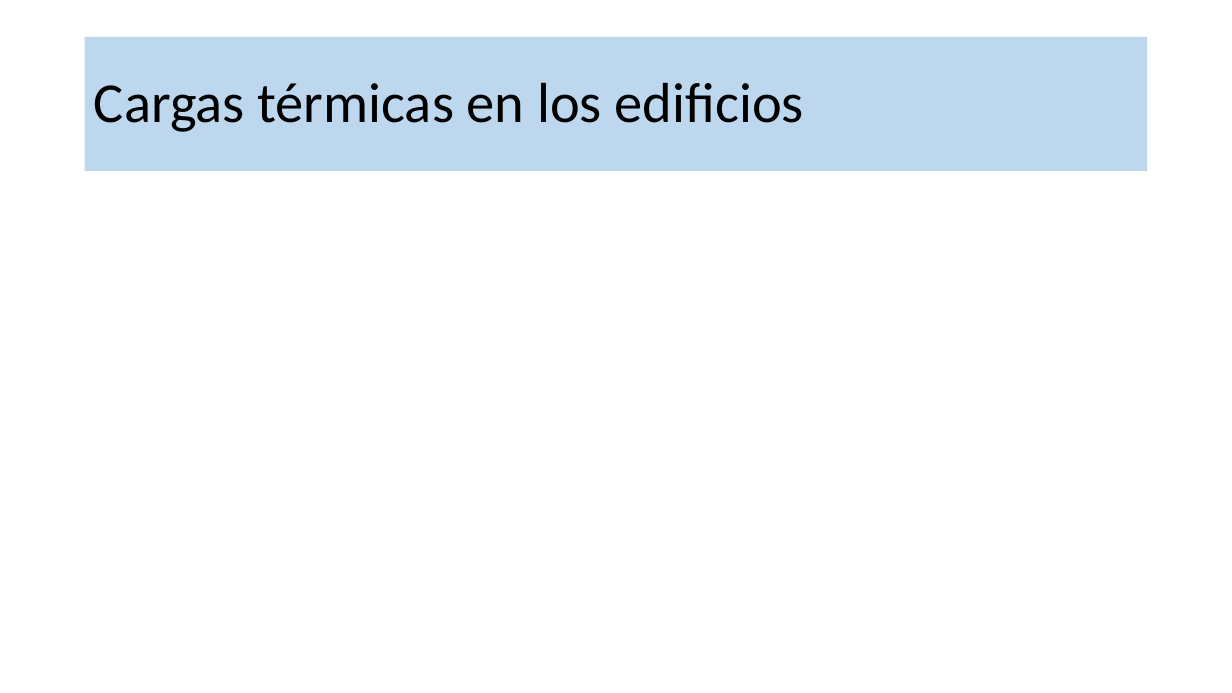
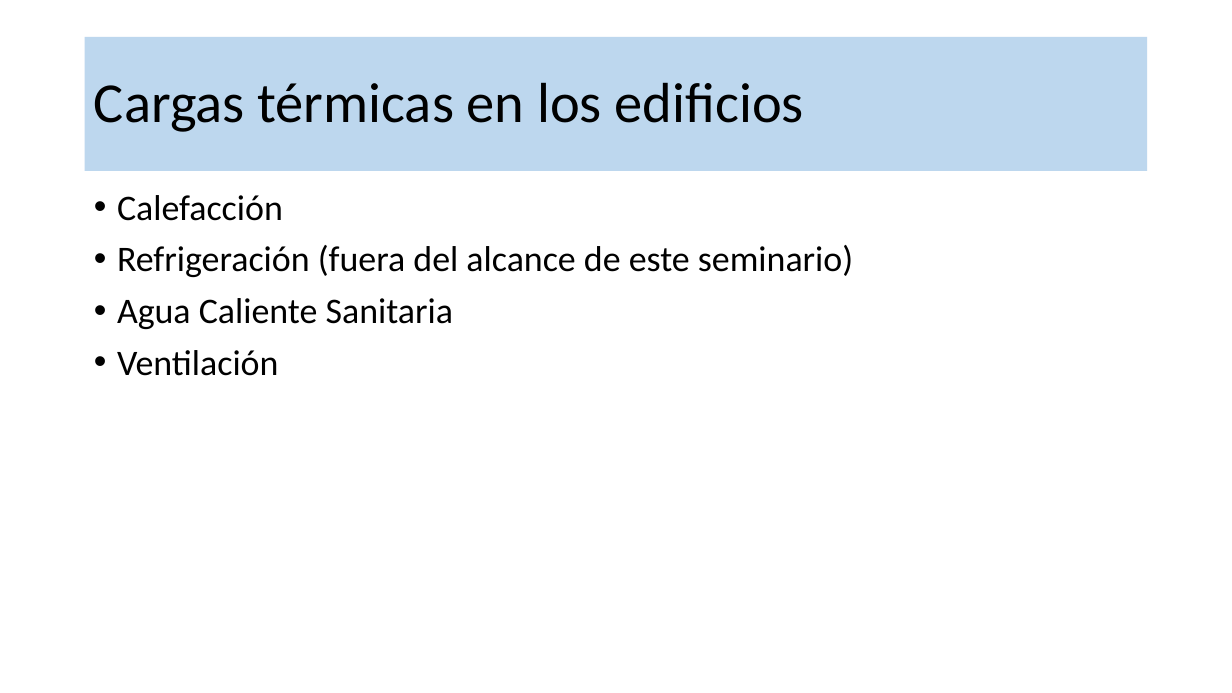
Before and after one commit to robgaray/EESIA_Consumo_Analisis_Datos_2021, a slide deck: slide 18 of 1_Presentaciones/Sesion_1_Teoria.pptx. Drawn at 1232x693 pixels with LibreOffice and Linux fonts; fonts in the diff are those of the drawing; background and template pictures are left out. Boxes give left, top, right and bottom in pixels: in the first picture for what was removed or moved away, otherwise in the second. Text is boxed around its words. In the diff, an @@ line names an element or a change of style, - is before the commit and + after.

```diff
--- a/1_Presentaciones/Sesion_1_Teoria.pptx
+++ b/1_Presentaciones/Sesion_1_Teoria.pptx
@@ text added at (117,195,853,376), 28 pt, text #000000 @@
+• Calefacción
+• Refrigeración (fuera del alcance de este seminario)
+• Agua Caliente Sanitaria
+• Ventilación
```
Also in this commit, not shown: 1 other slide changed, 1 slide removed, 16 other files.
